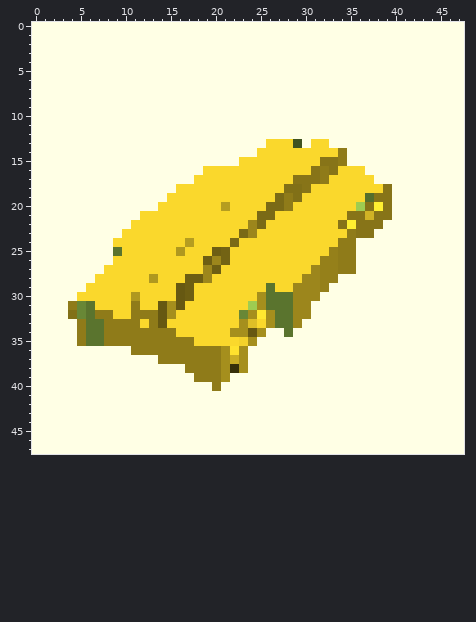
Two versions of one pixel-art sprite, assets/generated/C7.png. Above, as it was before the edit.
The file is 48x48 pixels. Colours within 5 levels of each other are drawn and written as one.
Once edited:
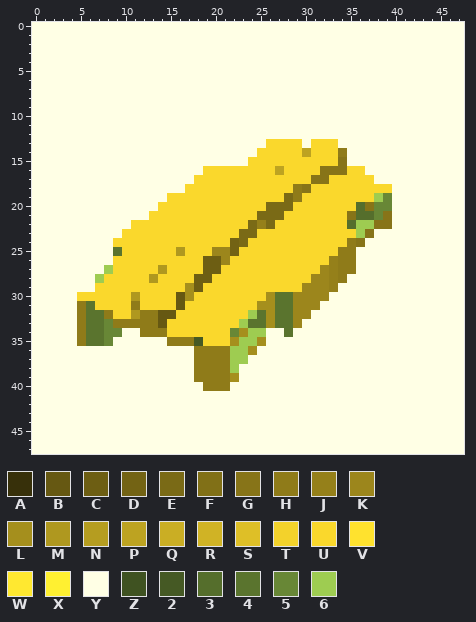
Palette (. is transparent): A #37300a  B #665812  C #6d5e13  D #736314  E #7a6a16  F #817017  G #877418  H #8f7b19  J #95801a  K #9c861c  L #a58f1d  M #af981f  N #b59d20  P #bda321  Q #caae24  R #d0b325  S #debf27  T #f3d22b  U #fad82c  V #ffe22e  W #ffe830  X #fff031  Y #ffffe5  Z #3f5221  2 #455924  3 #556e2c  4 #5a742e  5 #688736  6 #9ecc51
From old to new:
y 13: x 29 Z -> U; x 33 Y -> U
y 14: x 30 U -> P
y 15: x 23 U -> Y; x 32..34 GGH -> UUG
y 16: x 27 U -> P; x 31..32 GH -> UG; x 34 U -> G
y 17: x 29..30 GG -> UU; x 32 H -> G
y 18: x 16 U -> Y; x 28..29 FF -> UH; x 39 G -> U
y 19: x 27..29 EHF -> UEH; x 37..39 3GG -> U65
y 20: x 21 N -> U; x 28 H -> E; x 36 6 -> 3; x 38..39 XG -> 55
y 21: x 12 U -> Y; x 27 U -> E; x 36..38 GRG -> 335
y 22: x 24..26 KEU -> EJE; x 34..37 GXGG -> U366; x 39 Y -> G
y 23: x 24 K -> E; x 35..36 HG -> U6
y 24: x 17 N -> U; x 22..23 EU -> DE; x 34 H -> U; x 36 Y -> G
y 25: x 20..22 CDU -> KKD; x 33 J -> U
y 26: x 20..21 KD -> CK; x 32 J -> U
y 27: x 8 U -> 6; x 14 U -> M; x 19 K -> C; x 31..32 KJ -> UK
y 28: x 7 U -> 6; x 17 C -> U; x 19 K -> C; x 30 K -> U; x 32 J -> K; x 34 Y -> H
y 29: x 6 U -> Y; x 16..18 BCU -> ULC; x 26 4 -> U; x 29 K -> U; x 32..33 JY -> KJ
y 30: x 17 C -> L; x 25..26 L4 -> UL; x 32 Y -> K
y 31: x 4..5 H5 -> YH; x 14..15 BL -> UU; x 24 6 -> U; x 26 4 -> L; x 31 Y -> K
y 32: x 4..5 F5 -> YH; x 7 H -> 4; x 11 H -> M; x 15 L -> B; x 23..25 5LW -> U64
y 33: x 8 H -> 5; x 12 U -> H; x 23..25 LSU -> 644
y 34: x 8..11 HHHH -> 55YY; x 15 H -> U; x 22 L -> 5; x 24..25 BL -> 66
y 35: x 8..14 HHHHHHH -> 5YYYYYY; x 18 U -> 2; x 22..25 UTLY -> L66L
y 36: x 11..17 HHHHHHH -> YYYYYYY; x 21..24 LVLY -> H66L
y 37: x 14..17 HHHH -> YYYY; x 21..23 LQL -> H66
y 38: x 17 H -> Y; x 21..23 LAL -> H6Y
y 39: x 21..22 LY -> HL
y 40: x 19 Y -> H; x 21 Y -> H
